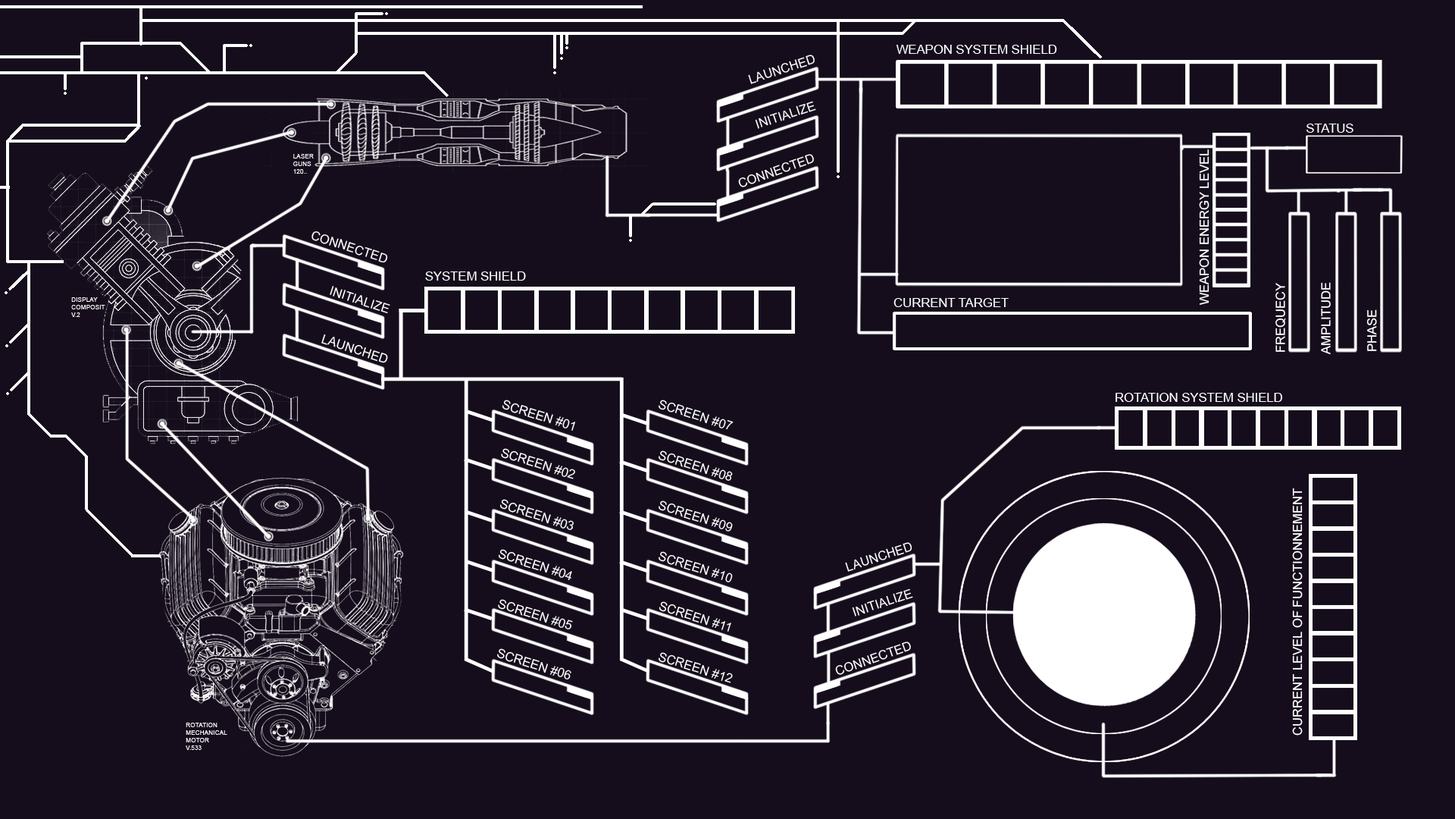
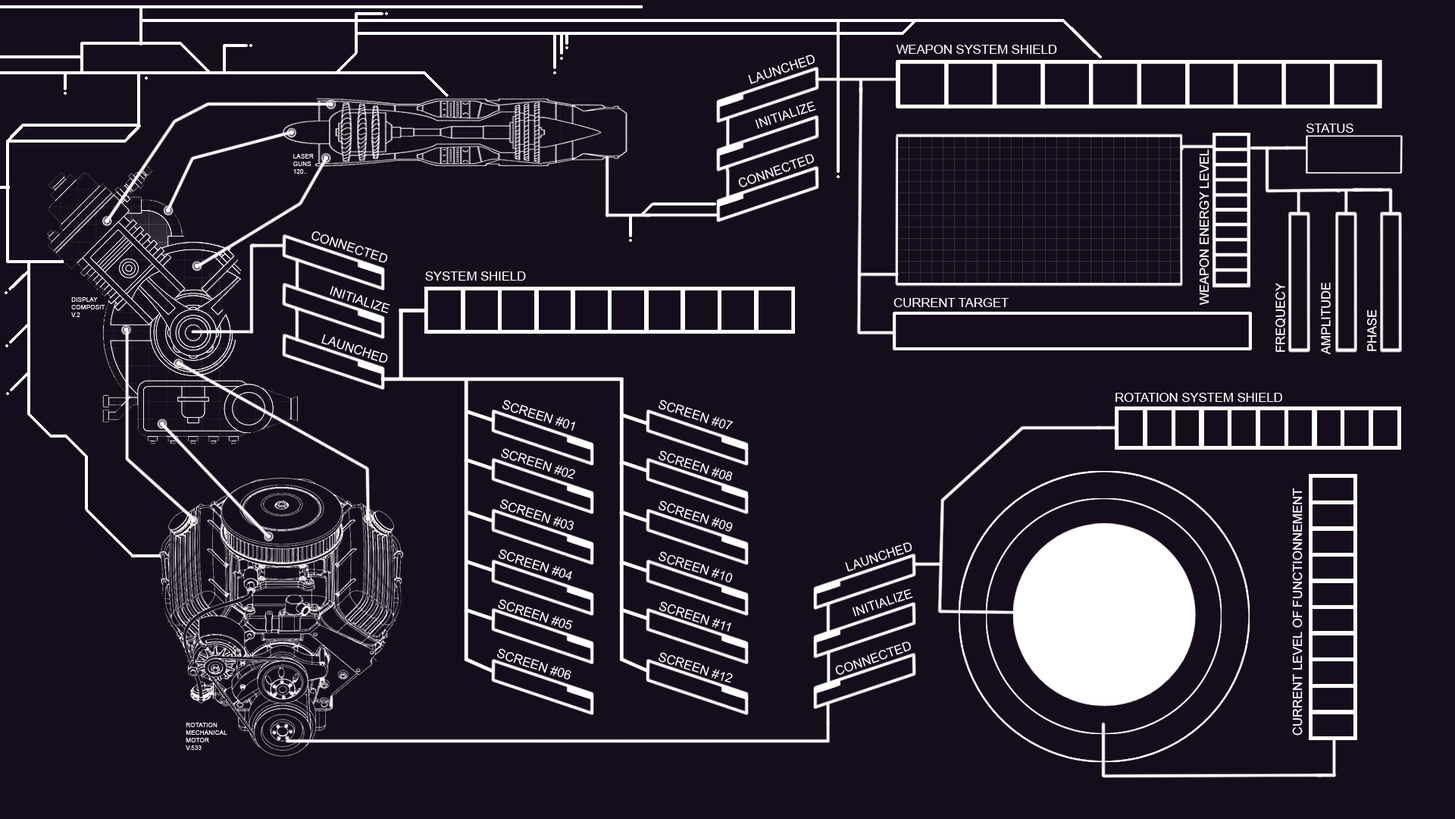
Layered file, before and after one edit (1455×819). Changes by layer:
painted on "Container_Weapon" over [895,136,1183,286]
